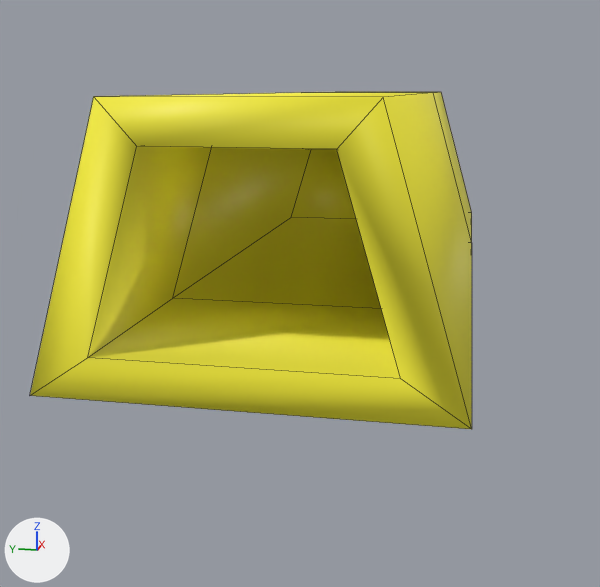
An edit to the FBX model Assets/Enemies/Tanks/tank topper.fbx, drawn before and after from the same camera.
Camera for both pictures: a camera (50 mm lens) standing at (-0.0524, 0.2555, 0.106) and looking at (-0.013, 0.2634, 0.0962). Every picture has the same lights, and +X, +Y and +Z are marked at lower left. Mesh edges are drawn as thin lines. Where no turn or scale is listed for an object, it has been applied to the vertices.

The first picture shows 'tank_topper'.
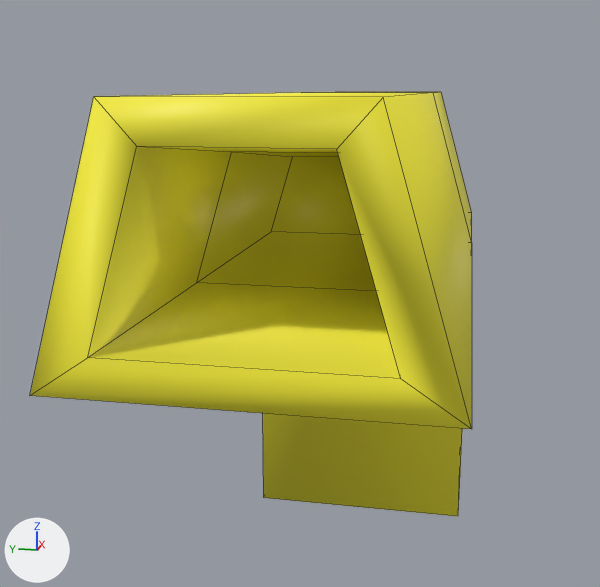
The newer file is also rescaled (x0.2), turned or shifted as a whole; pictures and numbers use the older file's frame.

Changed parts and their boxes [x1, y1, x2, y2] in the pictures (600 x 587 px; the box of a moved part takes in the faces that stretch with it):
'tank_topper', reshaped (26% taller)
    before: [30, 92, 472, 429]
    after: [30, 92, 472, 516]
part 1 of me_tank_topper, moved or reshaped
    both: [88, 146, 401, 379]
part 2 of me_tank_topper, moved or reshaped (not visible before)
    after: [263, 413, 462, 516]

The change in detail:
me_tank_topper has 28 vertices, 26 faces and spans x -0.0325..0.006, y -0.006..0.006, z 0.0..0.0168.
me_tank_topper is used by ob_tank_topper; location (0.0, 0.26109, 0.08903).
Before the commit, vertices of me_tank_topper: 24 (-0.0149, -0.0023, 0.0112), 25 (-0.0149, 0.0023, 0.0112) at pixel (291, 217), 26 (-0.0149, -0.0014, 0.0143), 27 (-0.0149, 0.0014, 0.0143) at pixel (311, 149).
Before the commit, vertices of me_tank_topper: 0 (-0.006, -0.006, 0.0), 1 (-0.006, 0.006, 0.0), 2 (0.006, 0.006, 0.0), 3 (0.006, -0.006, 0.0).
Part 1, on me_tank_topper:
Vertices 24 to 27 of me_tank_topper move by (-0.0041, 0.0, 0.0).
Vertex 20 of me_tank_topper moves from (-0.0258, -0.0042, 0.0099) to (-0.0258, -0.0033, 0.0105).
Vertex 21 of me_tank_topper moves from (-0.0258, 0.0042, 0.0099) at pixel (172, 298) to (-0.0258, 0.0033, 0.0105) at pixel (196, 282).
Vertex 22 of me_tank_topper moves from (-0.0258, -0.0025, 0.0156) to (-0.0258, -0.002, 0.015).
Vertex 23 of me_tank_topper moves from (-0.0258, 0.0025, 0.0156) to (-0.0258, 0.002, 0.015) at pixel (231, 151).
Part 2, on me_tank_topper:
Vertices 0 to 3 of me_tank_topper move by (0.0, 0.0, -0.008).
